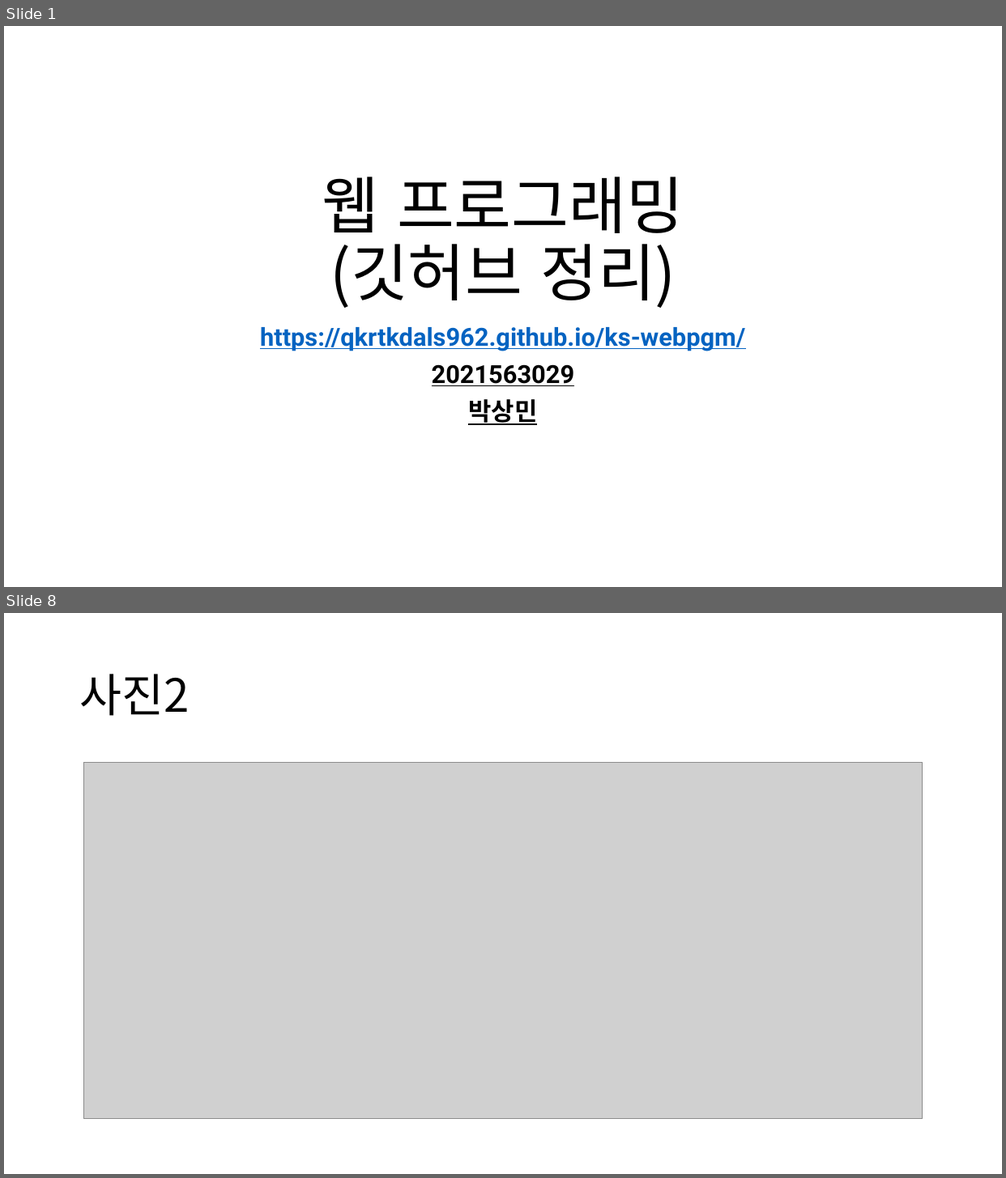
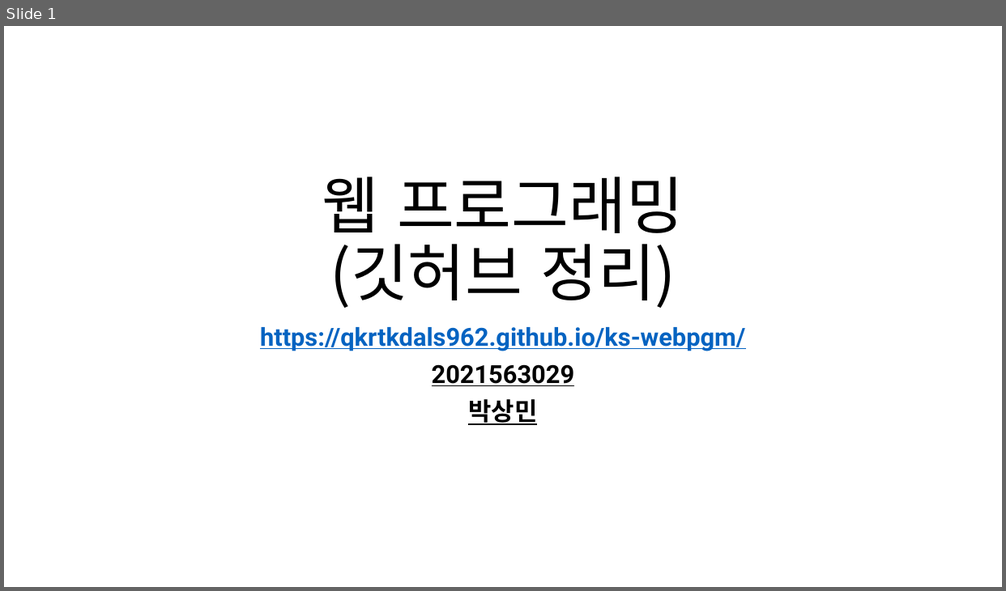
Before and after one commit to qkrtkdals962/ks-webpgm, a slide deck: 웹 프로그래밍.pptx. Shown one above the other, each under a label of ours: slides 1 and 8 before the commit, slide 1 after it; the slides between them are not shown. The pictures are 1006x1178 and 1006x591 pixels, drawn with LibreOffice and Linux fonts; fonts in the diff are those of the drawing; grey boxes stand for pictures. Boxes give left, top, right and bottom in pixels: in the first picture for what was removed or moved away, otherwise in the second. Text is boxed around its words. In the diff, an @@ line names an element or a change of style, - is before the commit and + after.

```diff
--- a/웹 프로그래밍.pptx
+++ b/웹 프로그래밍.pptx
@@ slide 8 removed at [4, 613, 1002, 1174], background #FFFFFF @@
@@ title removed at [80, 674, 189, 716] @@
-사진2
@@ picture removed at [83, 763, 923, 1119] @@
```
Also in this commit, not shown: 1 slide changed, 3 slides added, 6 other slides removed, 19 other files.
